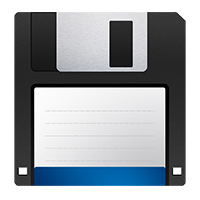
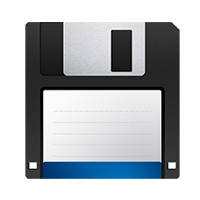
Layers edited between the first and the second (200, 200) image:
painted on "Layer 1" over [14, 12, 186, 186]
